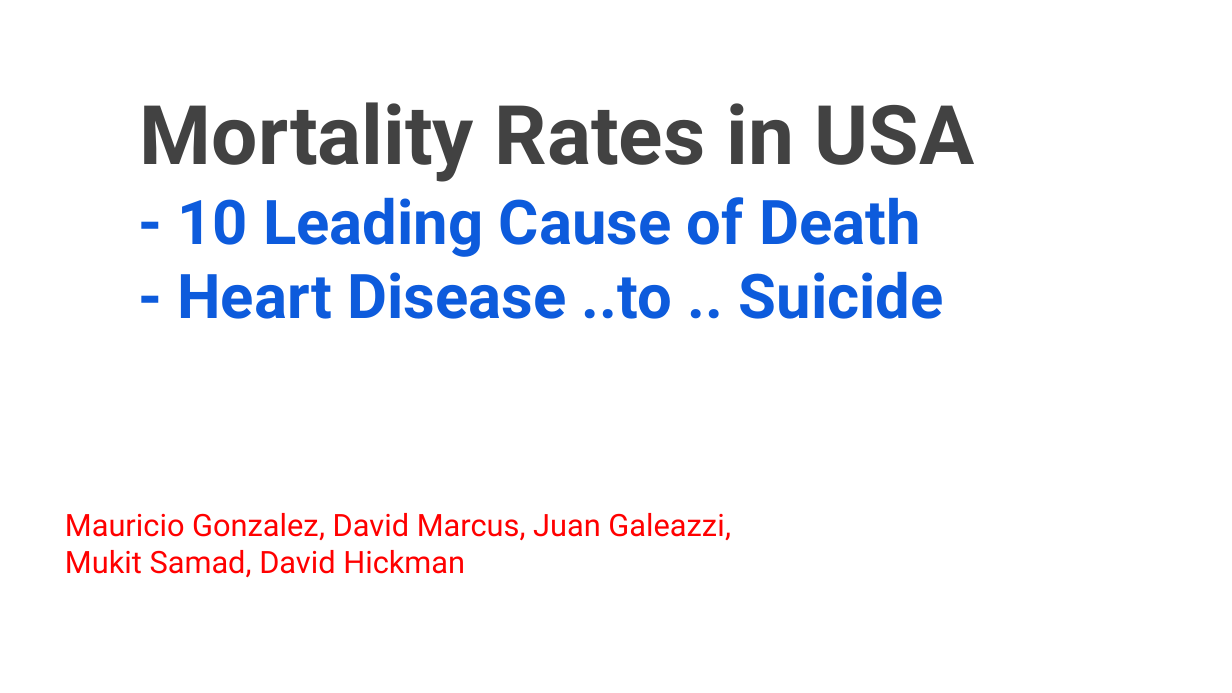
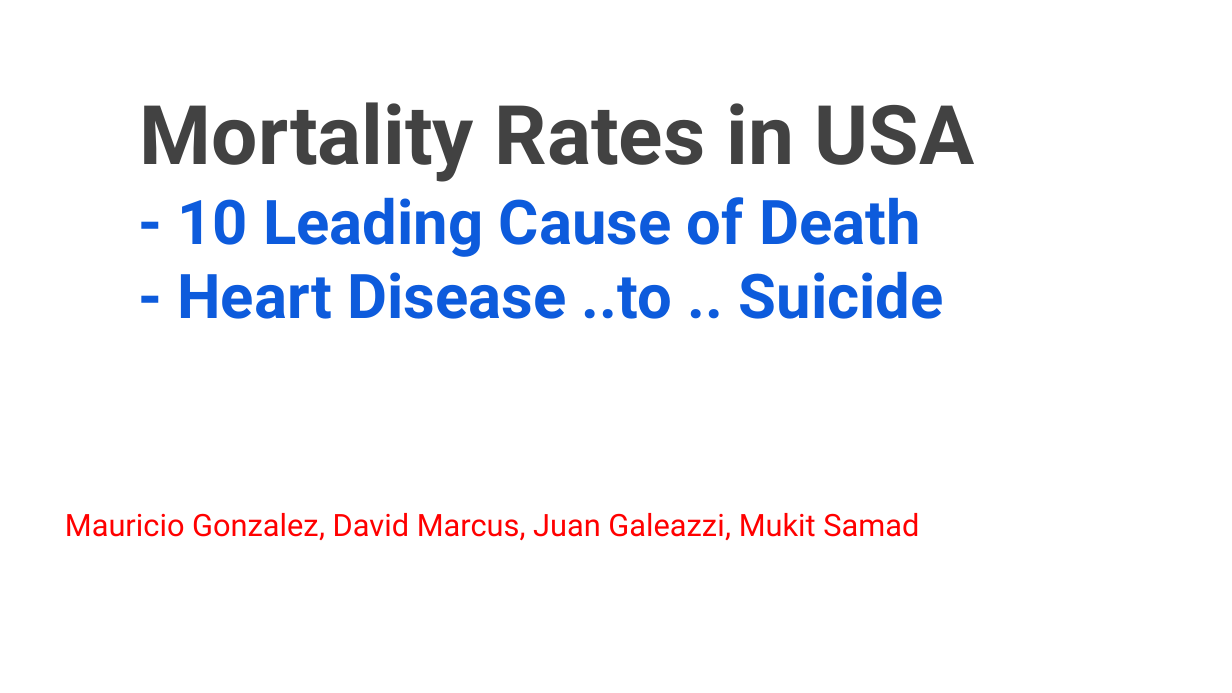
Before and after one commit to Gonzalez-Mauricio/Project2_DeathsInTheUsAnalysis, a slide deck: slide 1 of Mortality_project.pptx. Drawn at 1232x693 pixels with LibreOffice and Linux fonts; fonts in the diff are those of the drawing; background and template pictures are left out. Boxes give left, top, right and bottom in pixels: in the first picture for what was removed or moved away, otherwise in the second. Text is boxed around its words. In the diff, an @@ line names an element or a change of style, - is before the commit and + after.

```diff
--- a/Mortality_project.pptx
+++ b/Mortality_project.pptx
@@ subtitle at (x1=65, y1=513, x2=919, y2=541): text changed @@
-Mauricio Gonzalez, David Marcus, Juan Galeazzi,
-Mukit Samad, David Hickman
+Mauricio Gonzalez, David Marcus, Juan Galeazzi, Mukit Samad
```
